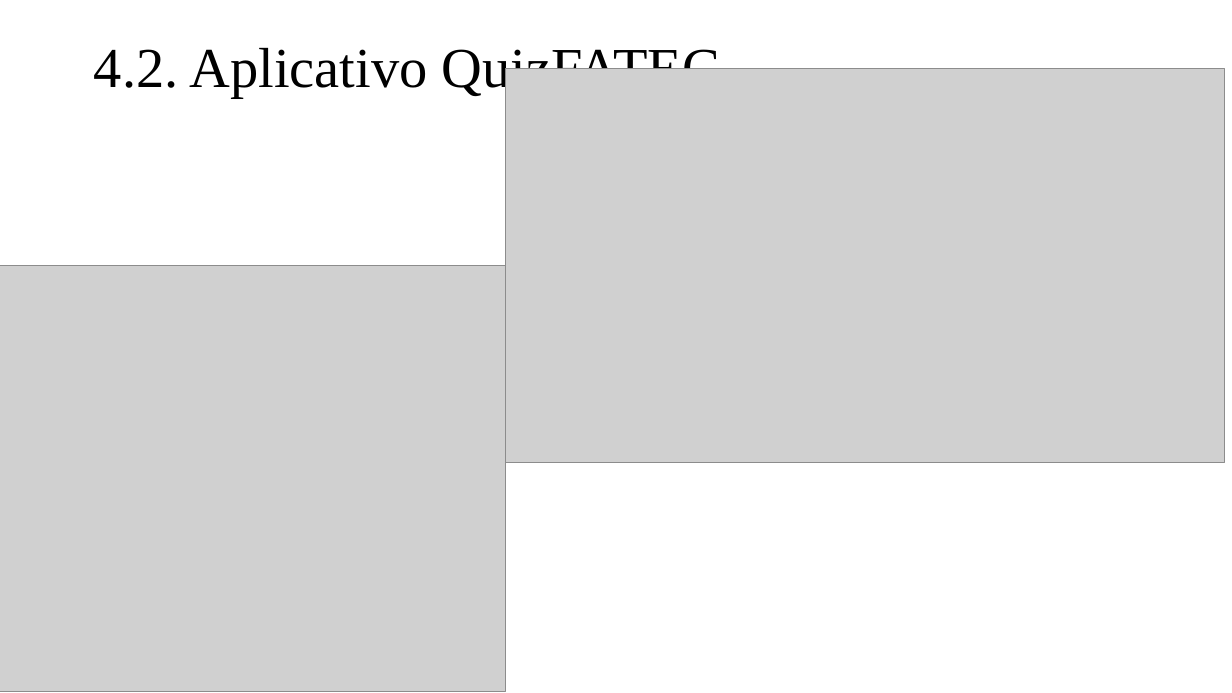
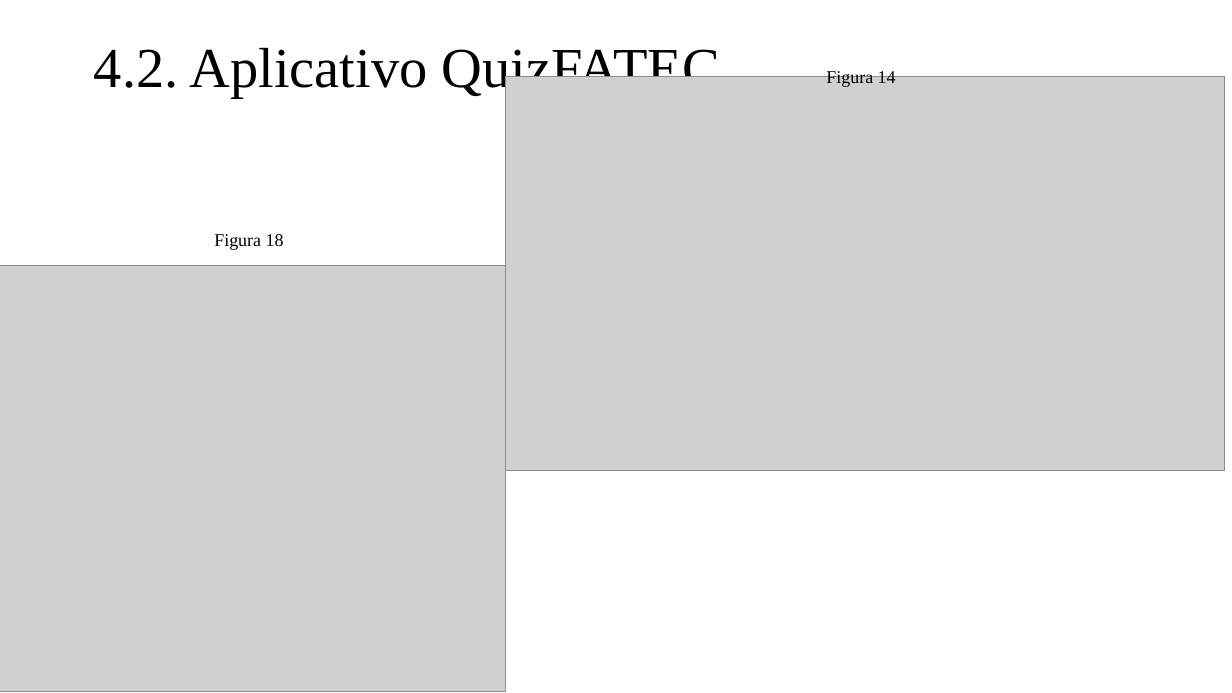
Before and after one commit to cesaraugusto98/TG, a slide deck: slide 20 of Documentacao/Apresentação TG - QuizFATEC.pptx. Drawn at 1232x693 pixels with LibreOffice and Linux fonts; fonts in the diff are those of the drawing; grey boxes stand for pictures. Boxes give left, top, right and bottom in pixels: in the first picture for what was removed or moved away, otherwise in the second. Text is boxed around its words. In the diff, an @@ line names an element or a change of style, - is before the commit and + after.

```diff
--- a/Documentacao/Apresentação TG - QuizFATEC.pptx
+++ b/Documentacao/Apresentação TG - QuizFATEC.pptx
@@ picture: place and size @@
-picture at bbox=[506, 68, 1225, 462]
+picture at bbox=[506, 77, 1225, 470]
@@ text added at bbox=[826, 70, 896, 87], 14 pt, text #000000 @@
+Figura 14
@@ text added at bbox=[214, 234, 284, 250], 14 pt, text #000000 @@
+Figura 18
```
Also in this commit, not shown: 9 other slides changed, 3 other files.
